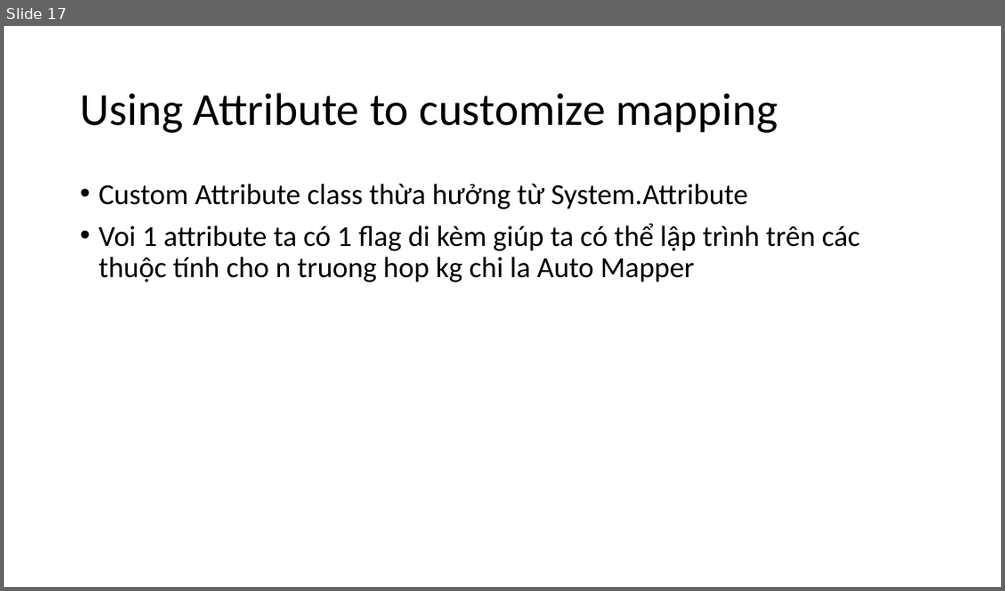
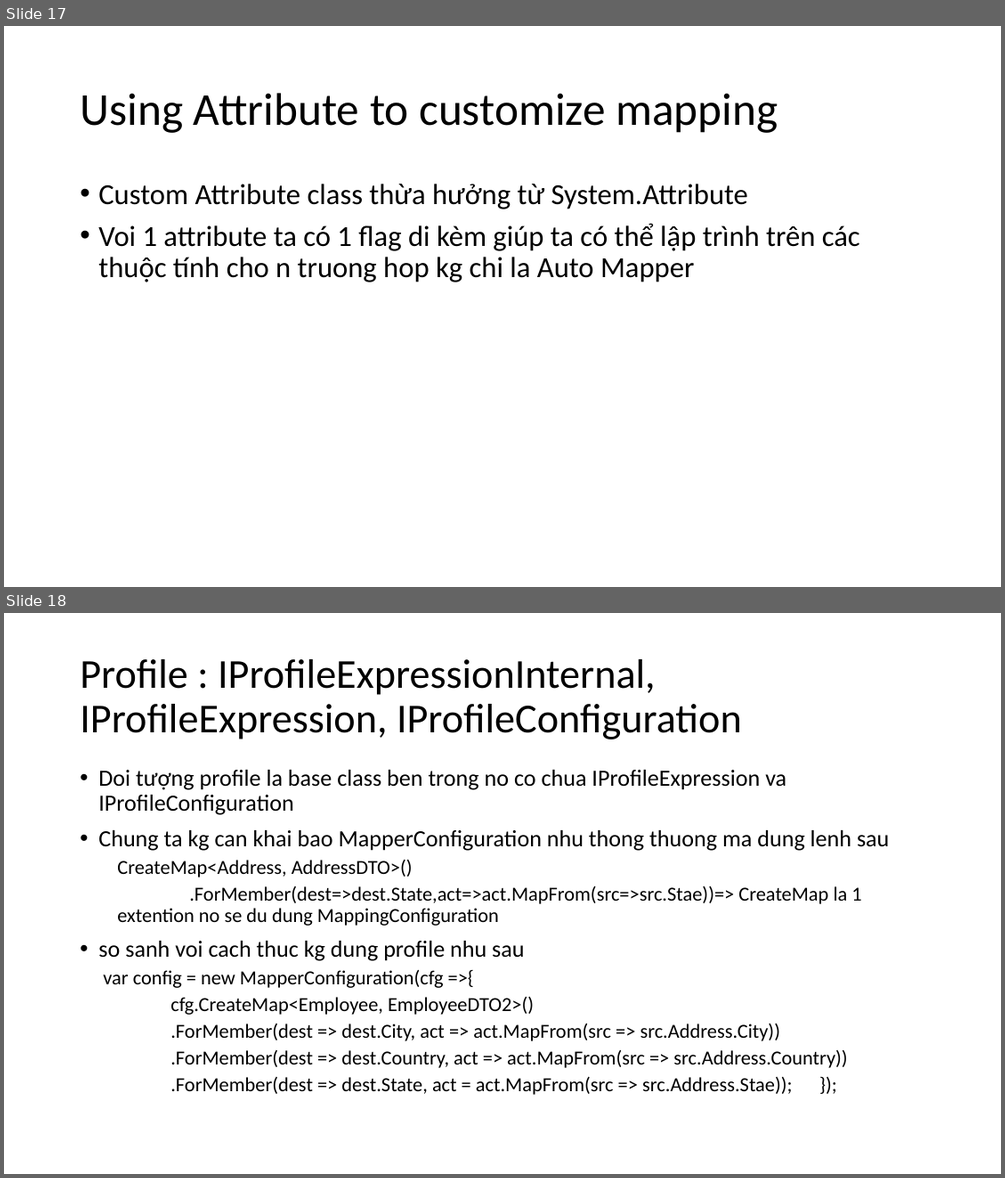
Before and after one commit to lamhongbac/LoggingDemo, a slide deck: WpfStudy/Documents/AutoMapper Tutorial.pptx. Shown one above the other, each under a label of ours: slide 17 before the commit, slides 17 and 18 after it. The pictures are 1005x591 and 1005x1178 pixels, drawn with LibreOffice and Linux fonts; fonts in the diff are those of the drawing. Boxes give left, top, right and bottom in pixels: in the first picture for what was removed or moved away, otherwise in the second. Text is boxed around its words. In the diff, an @@ line names an element or a change of style, - is before the commit and + after.

Commit message:
update auto mapper study, profile and DI

```diff
--- a/WpfStudy/Documents/AutoMapper Tutorial.pptx
+++ b/WpfStudy/Documents/AutoMapper Tutorial.pptx
@@ slide 18 added at [4,613,1001,1174], background #FFFFFF @@
@@ title added at [80,659,742,739], 39.6 pt, text #000000 @@
+Profile : IProfileExpressionInternal, IProfileExpression, IProfileConfiguration
@@ text added at [98,770,889,1094], 19.2 pt, text #000000 @@
+• Doi tượng profile la base class ben trong no co chua IProfileExpression va IProfileConfiguration
+• Chung ta kg can khai bao MapperConfiguration nhu thong thuong ma dung lenh sau
+  CreateMap<Address, AddressDTO>()
+  .ForMember(dest=>dest.State,act=>act.MapFrom(src=>src.Stae))=> CreateMap la 1 extention no se du dung MappingConfiguration
+  • so sanh voi cach thuc kg dung profile nhu sau
+  var config = new MapperConfiguration(cfg =>{
+  cfg.CreateMap<Employee, EmployeeDTO2>()
+  .ForMember(dest => dest.City, act => act.MapFrom(src => src.Address.City))
+  .ForMember(dest => dest.Country, act => act.MapFrom(src => src.Address.Country))
+  .ForMember(dest => dest.State, act = act.MapFrom(src => src.Address.Stae)); });
```
Also in this commit, not shown: 4 slides changed, 1 other slide added, 7 other files.
